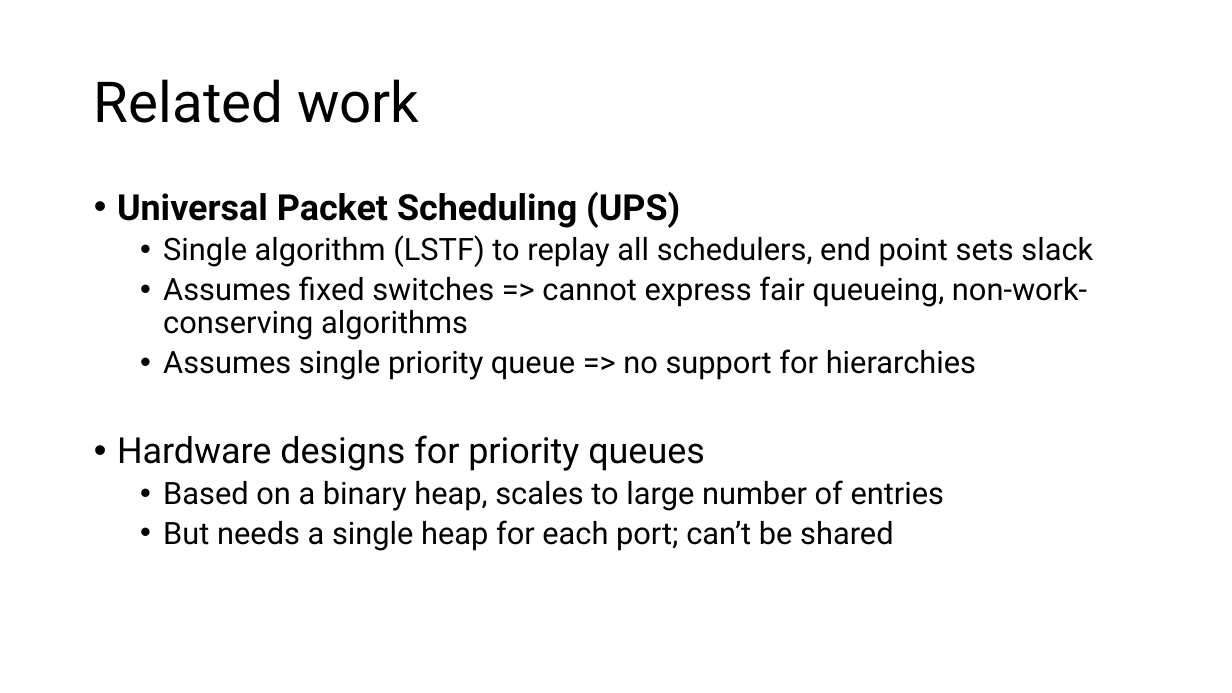
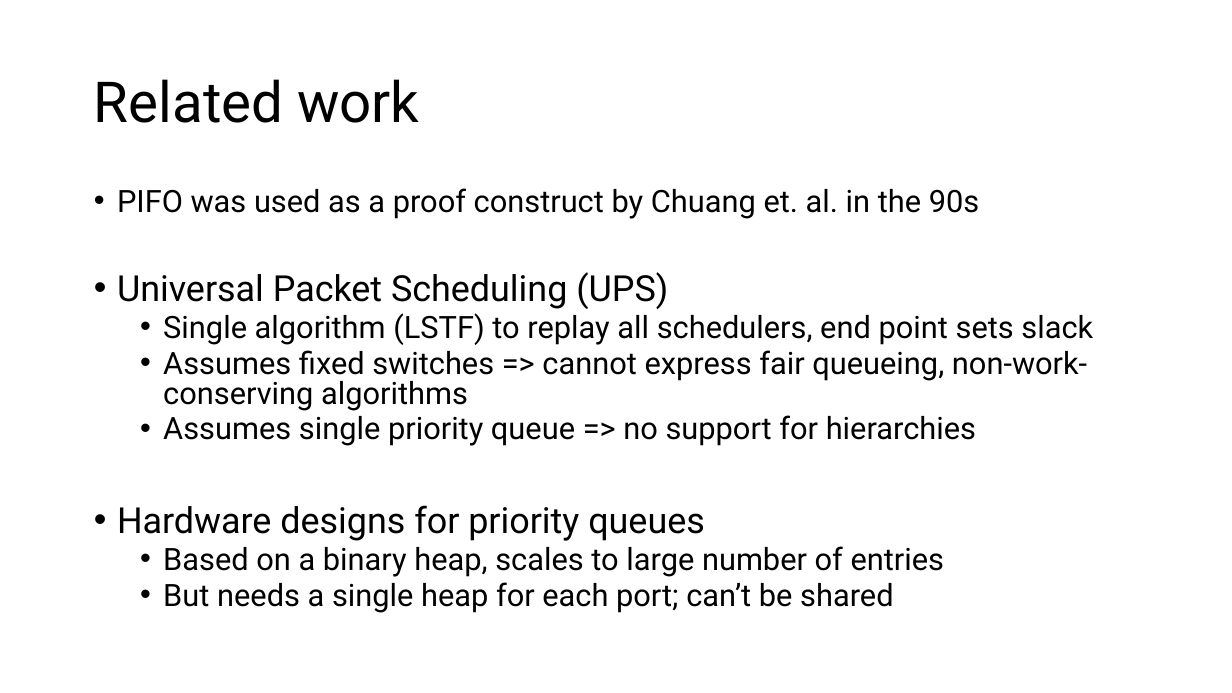
Before and after one commit to anirudhSK/pifo-domino-marple-ppts, a slide deck: slide 21 of pifo_sigcomm.pptx (slide 19 before the commit). Drawn at 1232x693 pixels with LibreOffice and Linux fonts; fonts in the diff are those of the drawing. Boxes give left, top, right and bottom in pixels: in the first picture for what was removed or moved away, otherwise in the second. Text is boxed around its words. In the diff, an @@ line names an element or a change of style, - is before the commit and + after.

```diff
--- a/pifo_sigcomm.pptx
+++ b/pifo_sigcomm.pptx
@@ text at <box>117,188,979,219</box>: paragraph added @@
+  • PIFO was used as a proof construct by Chuang et. al. in the 90s
@@ text at <box>117,272,1093,613</box>: bold off in "Universal Packet Scheduling (UPS)"; line spacing 0.9 to 0.8 @@
```
Also in this commit, not shown: 7 other slides changed, 2 slides added.
